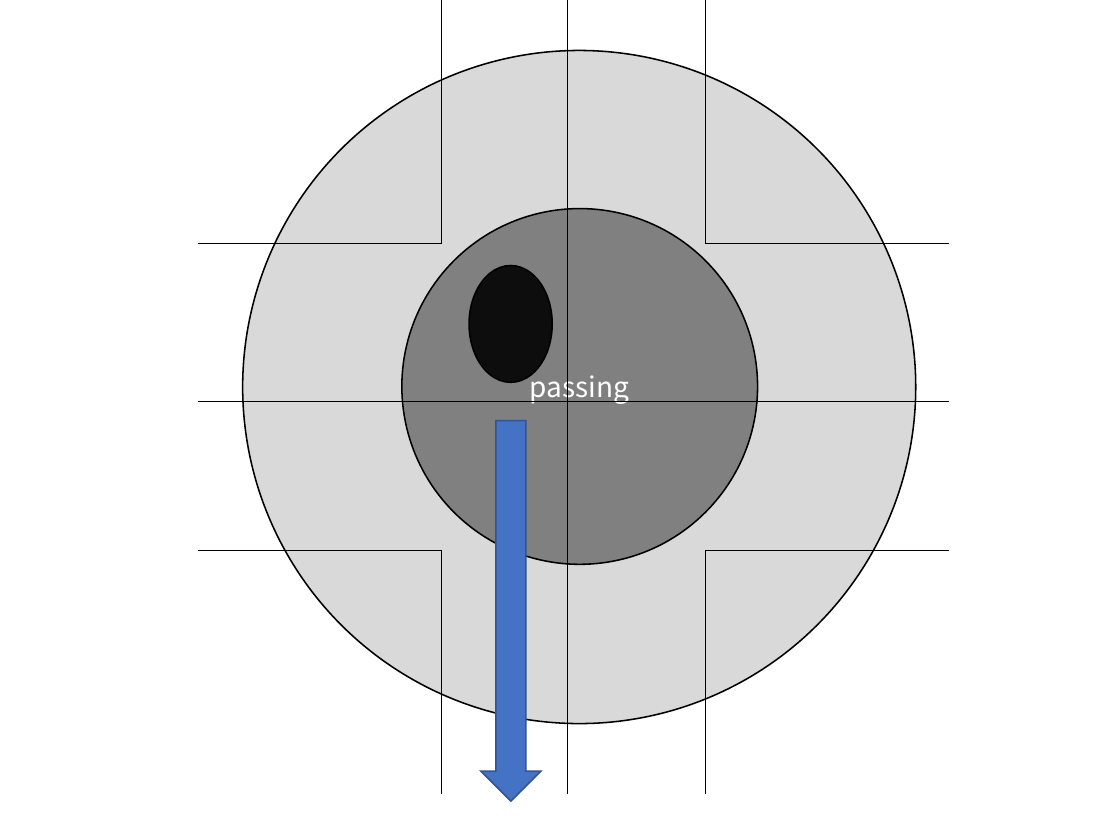
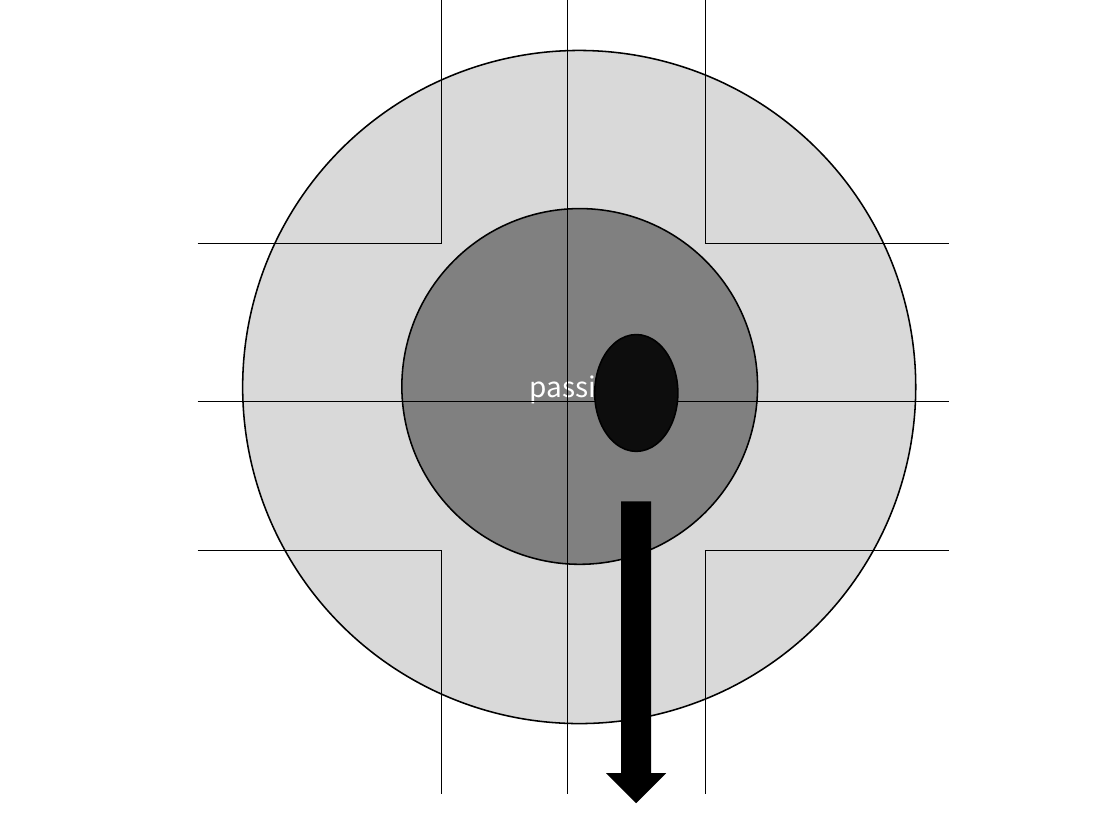
Before and after one commit to Sahara62/SSI2019, a slide deck: slide 2 of model.pptx. Drawn at 1120x840 pixels with LibreOffice and Linux fonts; fonts in the diff are those of the drawing. Boxes give left, top, right and bottom in pixels: in the first picture for what was removed or moved away, otherwise in the second. Text is boxed around its words. In the diff, an @@ line names an element or a change of style, - is before the commit and + after.

```diff
--- a/model.pptx
+++ b/model.pptx
@@ ellipse: place and size @@
-ellipse at [469,265,552,382]
+ellipse at [595,335,678,451]
@@ down arrow: place and size @@
-down arrow at [480,421,540,802]
+down arrow at [606,502,665,804]
@@ down arrow at [606,502,665,804]: fill #4472C4 to #000000; outline #325491 1 pt to none @@
```
Also in this commit, not shown: 3 slides added, 1 other file.
